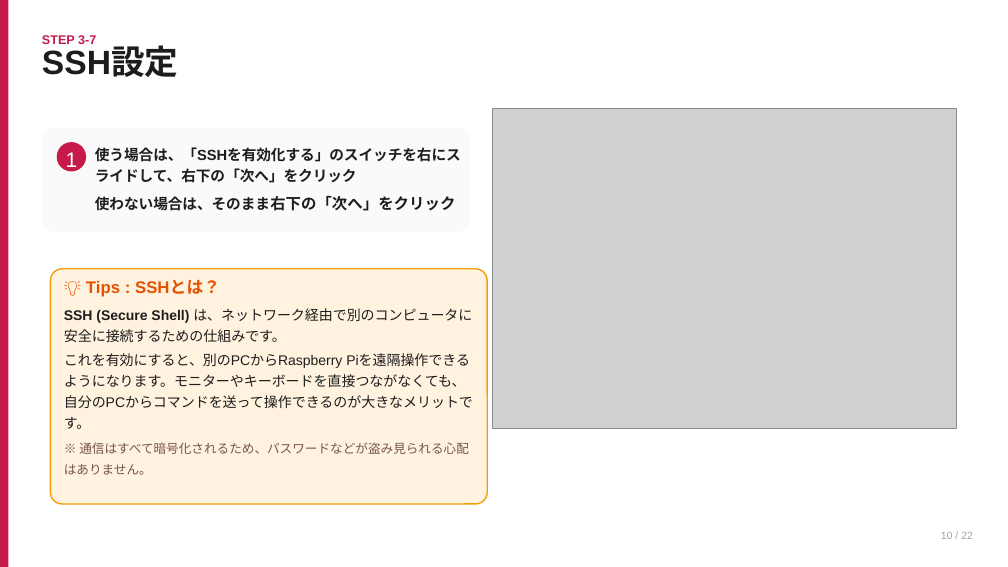
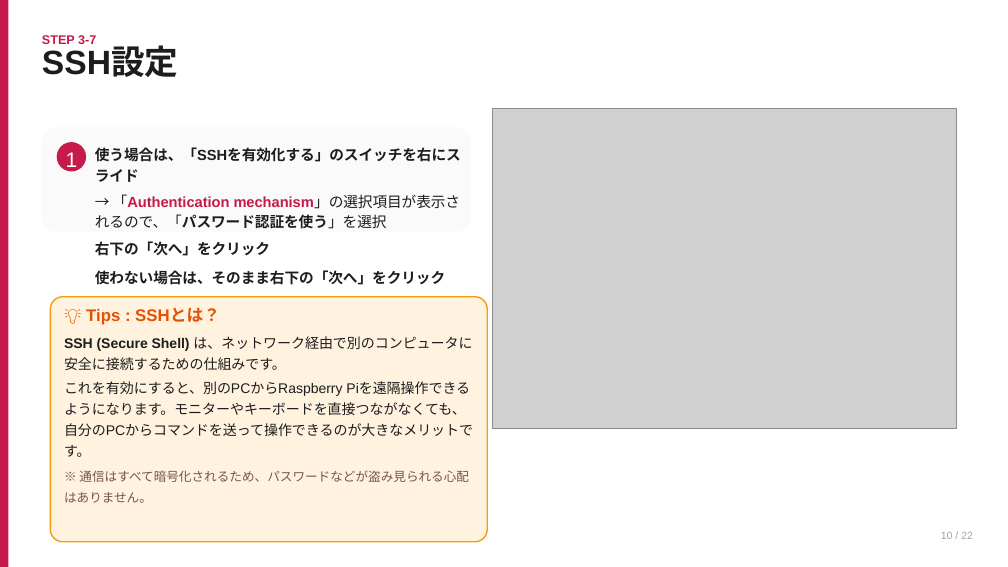
Before and after one commit to GMSTechJP/gmstechjp.github.io, a slide deck: slide 10 of reference/Raspiセットアップガイド.pptx. Drawn at 1008x567 pixels with LibreOffice and Linux fonts; fonts in the diff are those of the drawing; grey boxes stand for pictures. Boxes give left, top, right and bottom in pixels: in the first picture for what was removed or moved away, otherwise in the second. Text is boxed around its words. In the diff, an @@ line names an element or a change of style, - is before the commit and + after.

```diff
--- a/reference/Raspiセットアップガイド.pptx
+++ b/reference/Raspiセットアップガイド.pptx
@@ text at box(95, 147, 461, 256): text changed @@
-使う場合は、「SSHを有効化する」のスイッチを右にスライドして、右下の「次へ」をクリック
+使う場合は、「SSHを有効化する」のスイッチを右にスライド
+→ 「Authentication mechanism」の選択項目が表示されるので、「パスワード認証を使う」を選択
+右下の「次へ」をクリック
@@ rounded rectangle "💡 Tips : SSHとは？": place and size @@
-rounded rectangle "💡 Tips : SSHとは？" at box(50, 269, 487, 504)
+rounded rectangle "💡 Tips : SSHとは？" at box(50, 296, 487, 541)
@@ text at box(95, 270, 445, 285): size 11 to 10.5 pt in "使わない場合は、そのまま右下の「次へ」をクリック" @@
```
Also in this commit, not shown: 2 other slides changed.
